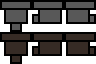
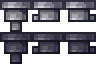
Before/after of a 96x64 layered artwork. What changed in the layer stack:
added layer "Pasted Layer #1" above "HopperTileuncut.png" over (x1=0, y1=0, x2=96, y2=64)
hid "HopperTileuncut.png" over (x1=0, y1=0, x2=96, y2=32)
hid "Pasted Layer" over (x1=0, y1=32, x2=96, y2=64)
